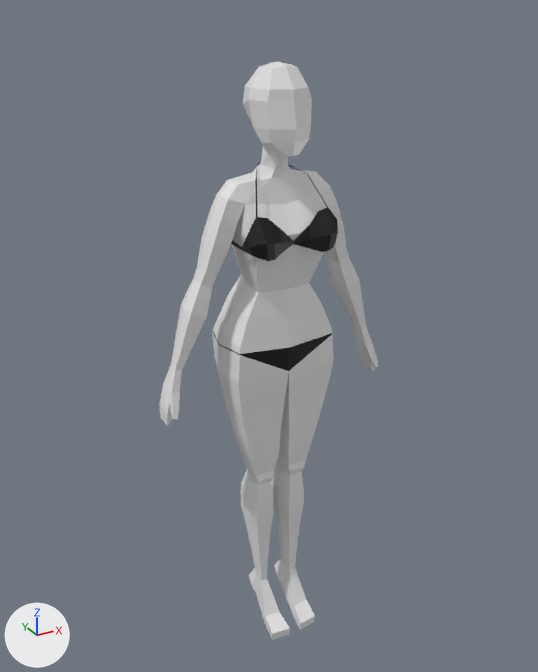
Before and after pictures for a commit that changed the FBX model Woman/woman_sister.fbx.
Rendered twice from a camera (50 mm lens) standing at (-0.719, -1.276, 1.397) and looking at (-0.01, 0.014, 0.752). The axes (+X, +Y, +Z) are drawn at lower left. The lights are the same throughout. Where no turn or scale is listed for an object, it has been applied to the vertices.

The first picture shows 'body', 'clothes'.
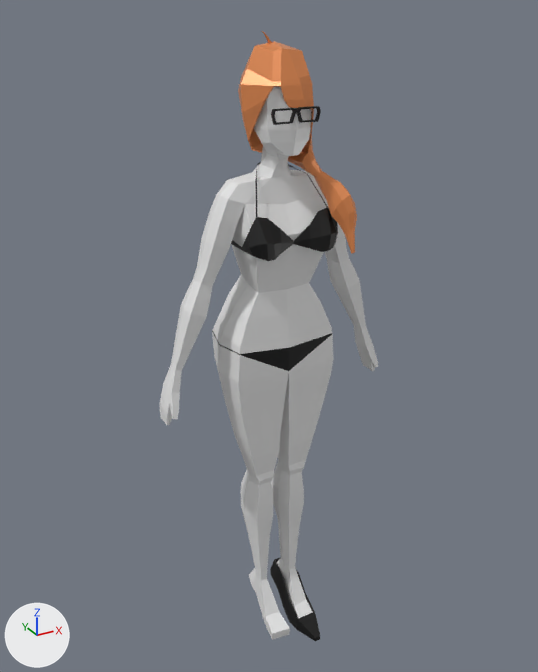
Where the newer file only moved an object's origin or applied its transform, the numbers keep the older frame.

Pixel boxes (x1, y1, x2, y2) of what changed, in the pictures (538 x 672 px):
'hair', added (orange)
    after: (238, 31, 357, 254)
'high_hell_shoe', added (black)
    after: (270, 557, 320, 641)
'glasses', added
    after: (271, 106, 321, 125)

The change, as a list of edits to the scene's bpy script:
```text
Add mat_hair:
    mat_hair = principled_material('hair')
    mat_hair.base_color = (0.8, 0.272, 0.0893)  # orange #e78e54
    mat_hair.metallic = 0.25
    mat_hair.roughness = 0.386
Add me_cube_002:
    me_cube_002.from_pydata(...)  # 88 vertices, 86 faces; spans x -0.029..0.03, y -0.112..0.075, z -0.041..0.076
    me_cube_002.materials.append(mat_material_001)  # black #000000
Add me_cube_006:
    me_cube_006.from_pydata(...)  # 185 vertices, 184 faces; spans x -0.075..0.12, y -0.124..0.07, z -0.246..0.16
    me_cube_006.materials.append(mat_hair)  # orange #e78e54
Add me_cube_004:
    me_cube_004.from_pydata(...)  # 60 vertices, 62 faces; spans x -0.0504..0.0504, y -0.0041..0.0039, z -0.0142..0.0126
    me_cube_004.materials.append(mat_material_001)  # black #000000
Add ob_high_hell_shoe:
    ob_high_hell_shoe = bpy.data.objects.new('high_hell_shoe', me_cube_002)
    ob_high_hell_shoe.location = (0.037, -0.032, 0.041)
Add ob_hair:
    ob_hair = bpy.data.objects.new('hair', me_cube_006)
    ob_hair.location = (0.0, 0.002, 1.201)
Add ob_glasses:
    ob_glasses = bpy.data.objects.new('glasses', me_cube_004)
    ob_glasses.location = (0.0, -0.07, 1.22)
```
